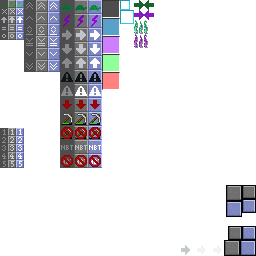
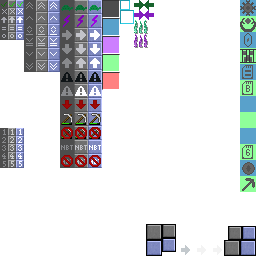
Layers edited between the first and the second 256 x 256 image:
painted on "Background" over [240, 0, 256, 191]
moved "Mockup" below "Background", painted on it over [146, 0, 256, 256]
